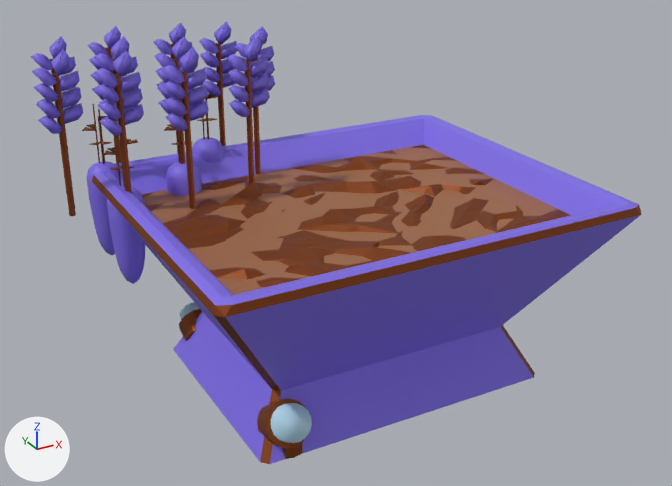
The Blender file Assets/Models/Botany.blend, before and after one commit.
The view is the same before and after, from a 50 mm lens placed at (-1.19, -3.45, 2.04), pointed at (0.44, -0.48, 0.55). Every picture has the same lights, and +X, +Y and +Z are marked at lower left.

In view in the first picture: 'BotanyTrayLight', 'BotanyTrayLight.001', 'BotanyTray_Use', 'Grow_Carrot', 'Grow_Wheat'.
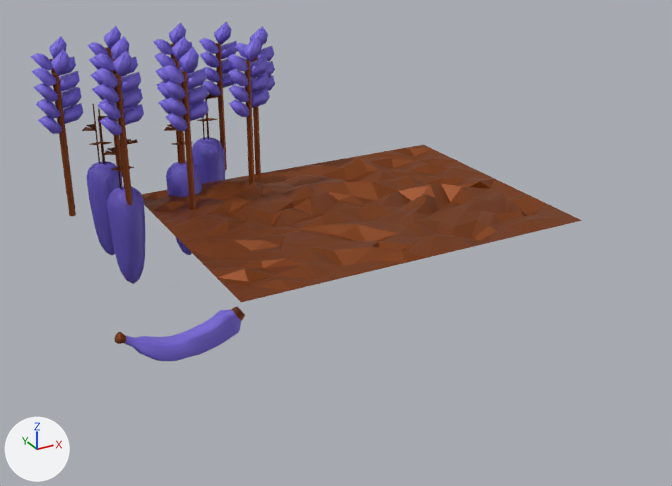
Changed parts and their boxes (x1, y1, x2, y2) in the pictures (672 x 486 px):
'BotanyTrayLight', hidden (blue)
    before: (92, 115, 641, 464)
'Plant_Banana', added (blue)
    after: (114, 306, 245, 361)
    faces in mat_b_lights_003 (blue #806de7): (124, 309, 241, 361)
    faces in mat_b_dirt1_003 (brown #85400d): (114, 306, 245, 344)
'BotanyTrayLight.001', hidden
    before: (179, 302, 312, 459)

The change, as a list of edits to the scene's bpy script:
```text
Add mat_b_dirt1_003:
    mat_b_dirt1_003 = principled_material('B.Dirt1.003')
    mat_b_dirt1_003.base_color = (0.233, 0.0509, 0.00403)  # brown #85400d
    mat_b_dirt1_003.metallic = 0.512
Add mat_b_lights_003:
    mat_b_lights_003 = principled_material('B.Lights.003')
    mat_b_lights_003.base_color = (0.216, 0.154, 0.8)  # blue #806de7
Add me_cube_014:
    me_cube_014.from_pydata(...)  # 60 vertices, 44 faces; spans x -0.352..0.238, y -0.074..0.119, z 0.0..0.066
    me_cube_014.polygons.foreach_set('use_smooth', [True] * 44)
    # faces by material slot: [11, 33]
    me_cube_014.materials.append(mat_b_dirt1_003)  # brown #85400d
    me_cube_014.materials.append(mat_b_lights_003)  # blue #806de7
Change ob_botanytraylight:
    add ob_botanytraylight.hide_set(True)
Change ob_botanytraylight_001:
    add ob_botanytraylight_001.hide_set(True)
Add ob_plant_banana:
    ob_plant_banana = bpy.data.objects.new('Plant_Banana', me_cube_014)
    ob_plant_banana.location = (0.0, 0.0, 0.0)
    ob_plant_banana.rotation_euler = (1.571, 0.0, 0.0)  # degrees (90, 0, 0)
    _m = ob_plant_banana.modifiers.new('Mirror', 'MIRROR')
    _m.use_axis = (False, False, True)
    _m.use_clip = True
    _m = ob_plant_banana.modifiers.new('Bevel', 'BEVEL')
```
